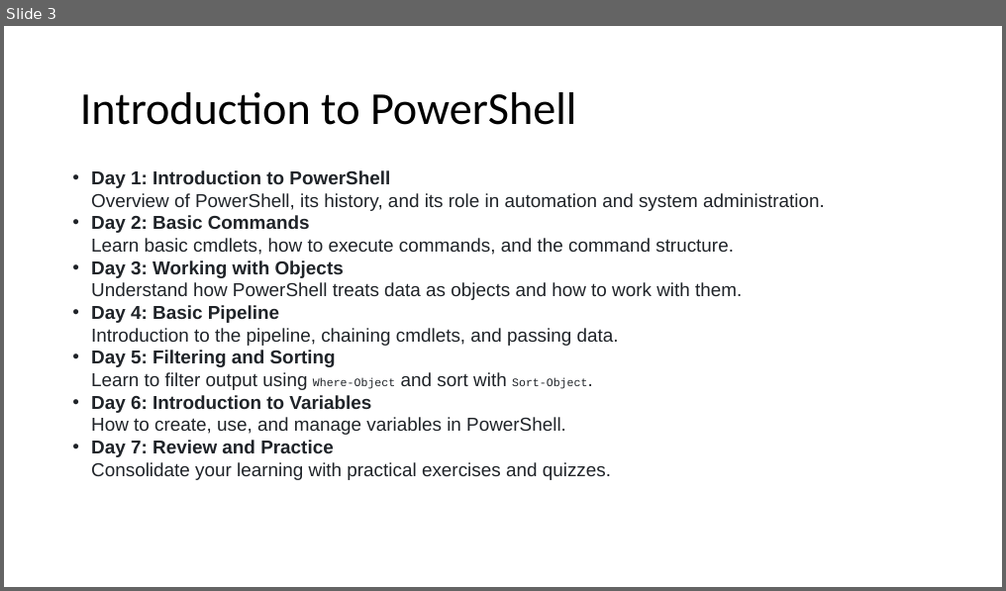
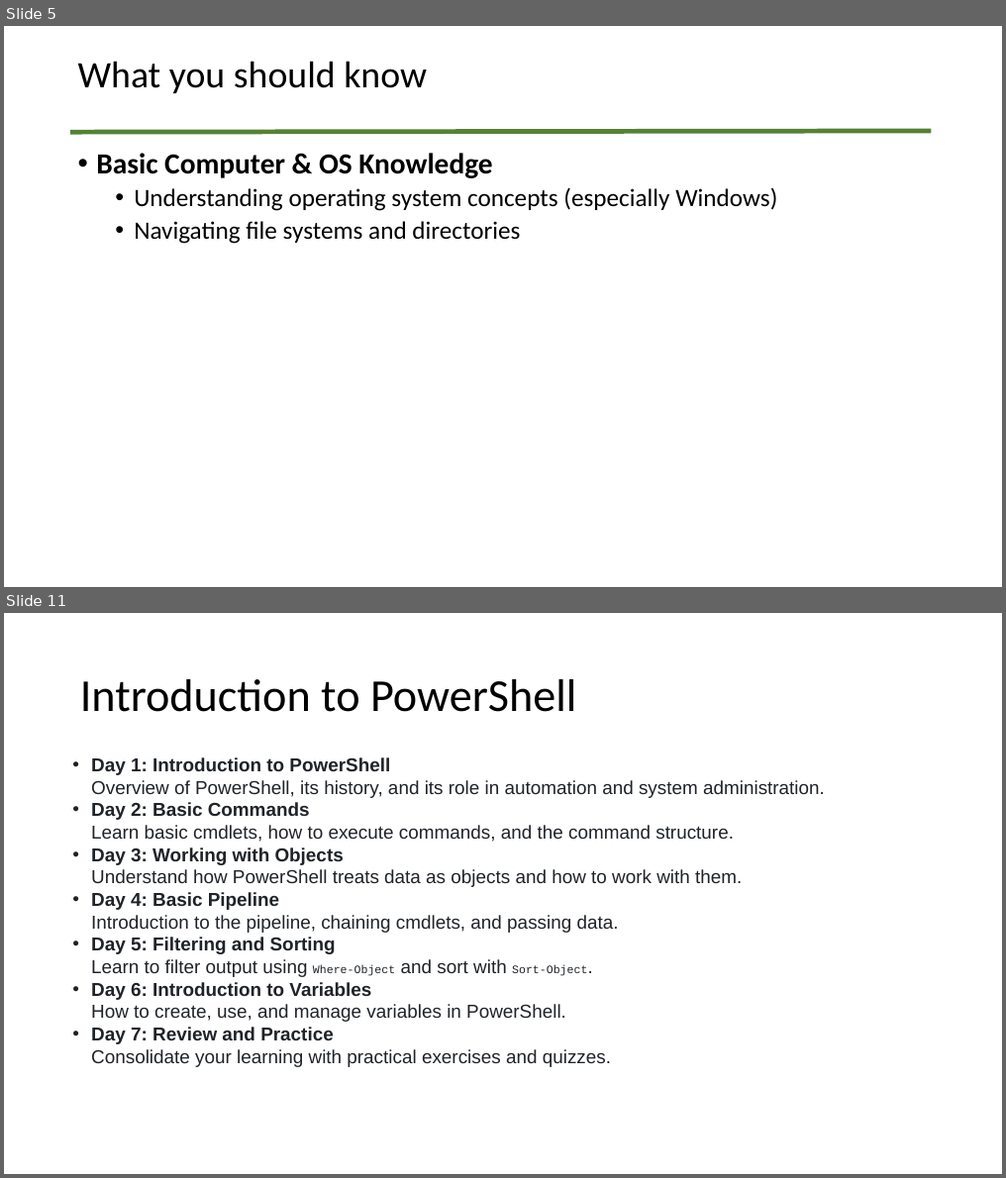
Before and after one commit to PSRITPro/my-learning-journal, a slide deck: PowerShell/Day1/PowerShell.pptx. Shown one above the other, each under a label of ours: slide 3 before the commit, slides 5 and 11 after it; the slides between them are not shown. The pictures are 1006x591 and 1006x1178 pixels, drawn with LibreOffice and Linux fonts; fonts in the diff are those of the drawing. Boxes give left, top, right and bottom in pixels: in the first picture for what was removed or moved away, otherwise in the second. Text is boxed around its words. In the diff, an @@ line names an element or a change of style, - is before the commit and + after.

```diff
--- a/PowerShell/Day1/PowerShell.pptx
+++ b/PowerShell/Day1/PowerShell.pptx
@@ slide 5 added at (4, 26, 1002, 587), background #FFFFFF @@
@@ title added at (70, 49, 932, 101), outline #FFFFFF 0.75 pt, 36 pt, text #000000 @@
+What you should know
@@ line added from (70, 132) to (932, 131), #548235 4.5 pt @@
@@ text added at (96, 153, 777, 244), 24 pt, text #000000 @@
+• Basic Computer & OS Knowledge
+  • Understanding operating system concepts (especially Windows)
+  • Navigating file systems and directories
@@ what was slide 3 is now slide 11 @@
```
Also in this commit, not shown: 8 slides changed, 2 other slides added, 4 other files.
